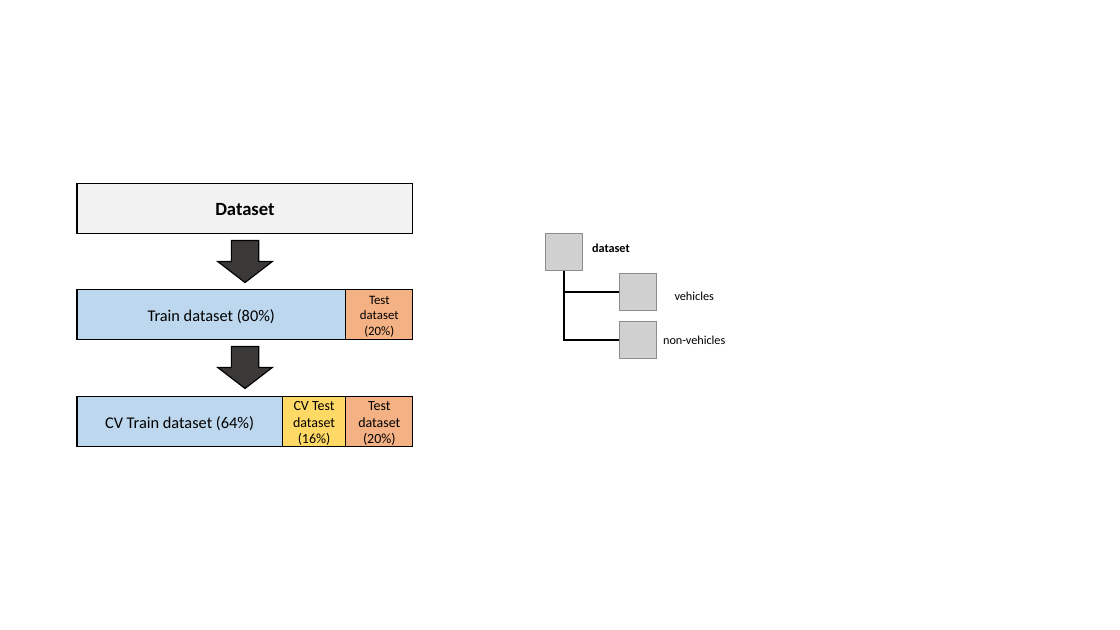
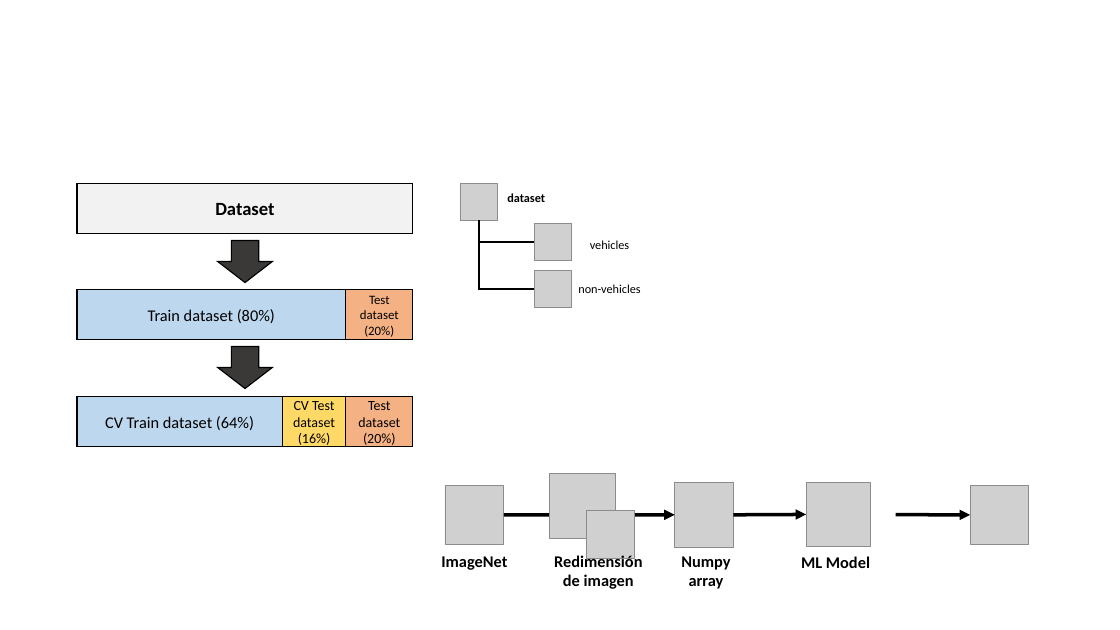
Before and after one commit to juanagsolano/Procesamiento-y-clasificaci-n-de-datos, a slide deck: slide 3 of Proyecto Final/Uso de Redes Neuronales para medir el tráfico vehicular.pptx. Drawn at 1120x630 pixels with LibreOffice and Linux fonts; fonts in the diff are those of the drawing; grey boxes stand for pictures; background and template pictures are left out. Boxes give left, top, right and bottom in pixels: in the first picture for what was removed or moved away, otherwise in the second. Text is boxed around its words. In the diff, an @@ line names an element or a change of style, - is before the commit and + after.

```diff
--- a/Proyecto Final/Uso de Redes Neuronales para medir el tráfico vehicular.pptx
+++ b/Proyecto Final/Uso de Redes Neuronales para medir el tráfico vehicular.pptx
@@ 3 pictures, 3 texts, 2 elbow lines: place and size @@
-3 pictures, 3 texts, 2 elbow lines at [545, 234, 725, 358]
+3 pictures, 3 texts, 2 elbow lines at [460, 183, 640, 308]
@@ picture added at [549, 473, 615, 539] @@
@@ picture added at [445, 486, 504, 544] @@
@@ picture added at [675, 482, 734, 548] @@
@@ picture added at [807, 482, 871, 547] @@
@@ picture added at [970, 486, 1029, 544] @@
@@ arrow added from (504, 515) to (675, 515), #000000 3 pt @@
@@ picture added at [586, 511, 634, 559] @@
@@ arrow added from (734, 515) to (807, 514), #000000 3 pt @@
@@ arrow added from (896, 515) to (970, 515), #000000 3 pt @@
@@ text added at [441, 556, 507, 570], 14 pt, text #000000, bold @@
+ImageNet
@@ text added at [554, 554, 642, 589], 14 pt, text #000000, bold @@
+Redimensión de imagen
@@ text added at [681, 556, 730, 589], 14 pt, text #000000, bold @@
+Numpy array
@@ text added at [801, 556, 870, 568], 14 pt, text #000000, bold @@
+ML Model
```
Also in this commit, not shown: 1 other slide changed, 6 other files.
